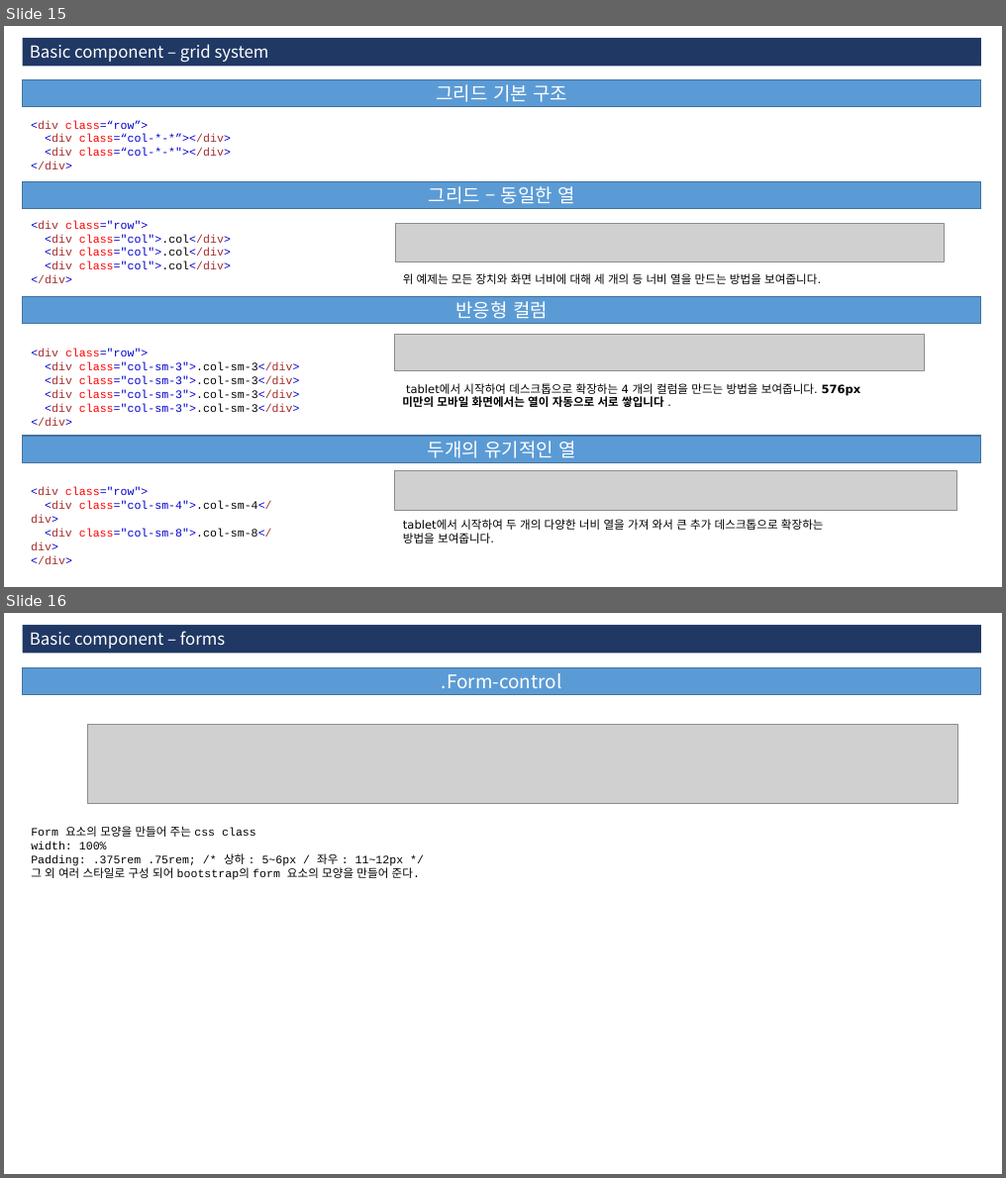
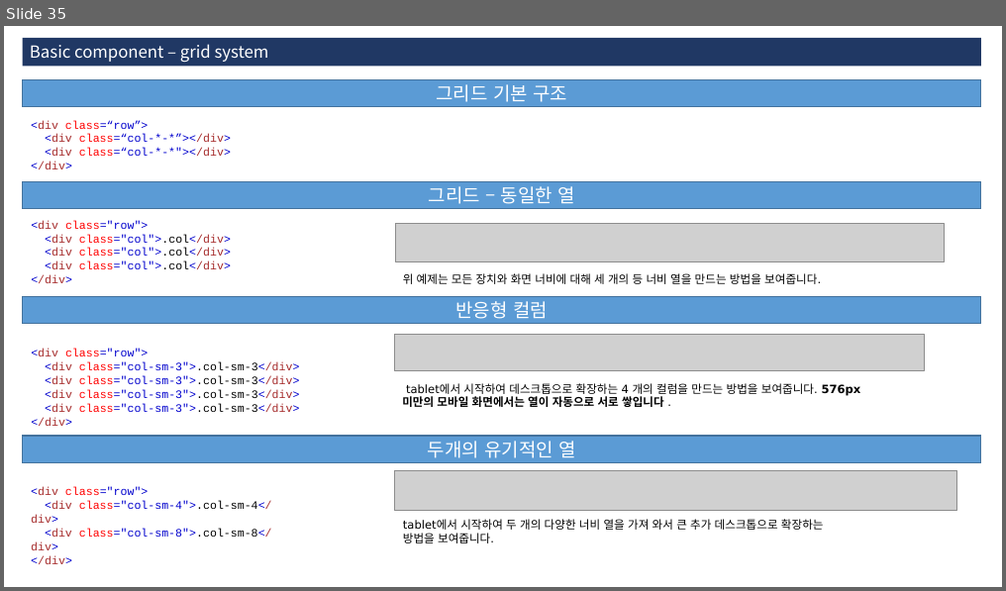
Before and after one commit to 3dwebart/html-publish, a slide deck: web/data/guide.pptx. Shown one above the other, each under a label of ours: slides 15 and 16 before the commit, slide 35 after it. The pictures are 1006x1178 and 1006x591 pixels, drawn with LibreOffice and Linux fonts; fonts in the diff are those of the drawing; grey boxes stand for pictures. Boxes give left, top, right and bottom in pixels: in the first picture for what was removed or moved away, otherwise in the second. Text is boxed around its words. In the diff, an @@ line names an element or a change of style, - is before the commit and + after.

```diff
--- a/web/data/guide.pptx
+++ b/web/data/guide.pptx
@@ slide 16 removed at (4,613,1002,1174), background #FFFFFF @@
@@ rectangle removed at (23,625,982,654) @@
-Basic component – forms
@@ rectangle removed at (23,667,982,694) @@
-.Form-control
@@ picture removed at (87,724,958,803) @@
@@ text removed at (31,826,420,880) @@
-Form 요소의 모양을 만들어 주는 css class
-width: 100%
-Padding: .375rem .75rem; /* 상하 : 5~6px / 좌우 : 11~12px */
-그 외 여러 스타일로 구성 되어 bootstrap의 form 요소의 모양을 만들어 준다.
@@ what was slide 15 is now slide 35 @@
```
Also in this commit, not shown: 5 slides changed, 26 slides added, 11 other slides removed, 14 other files.
